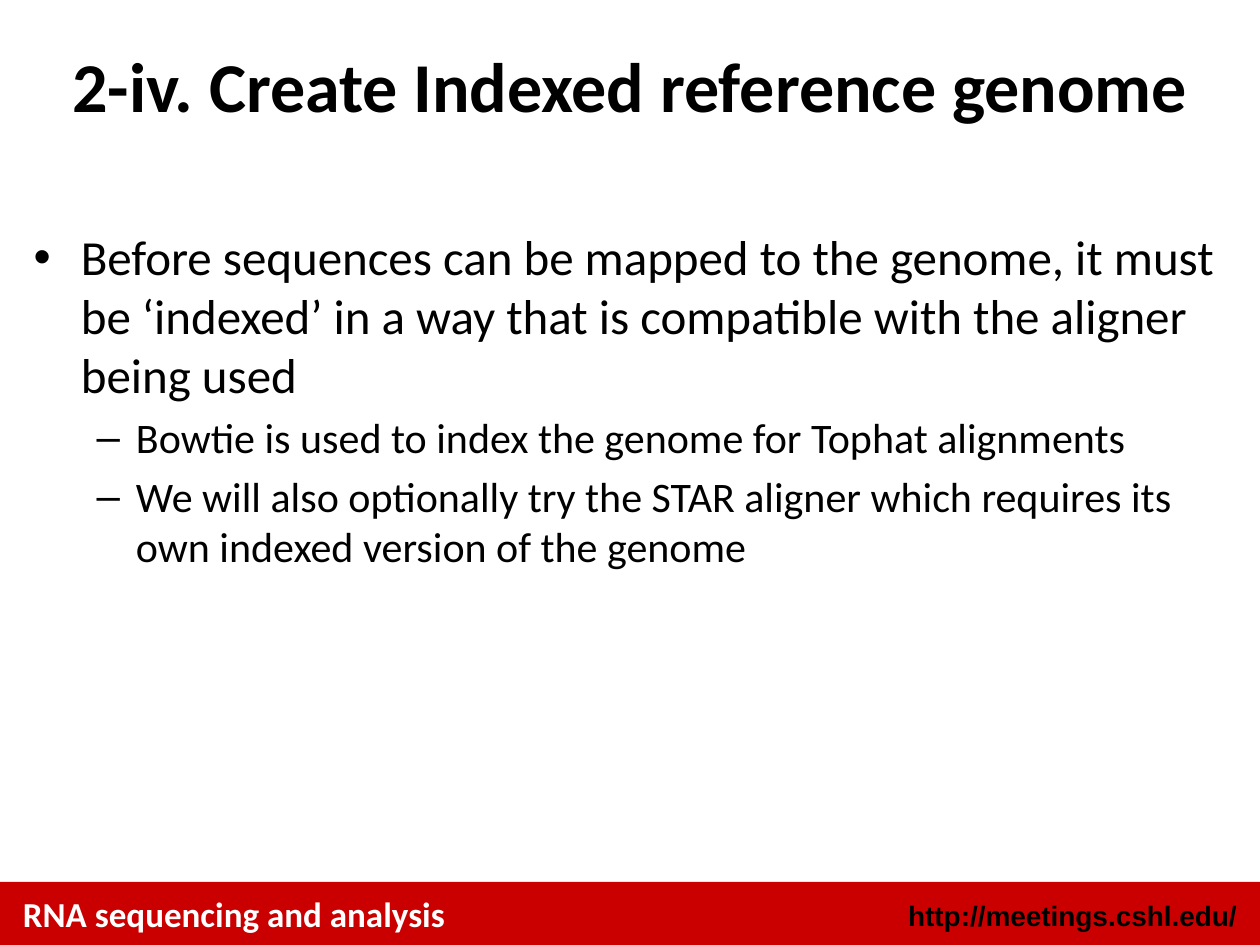
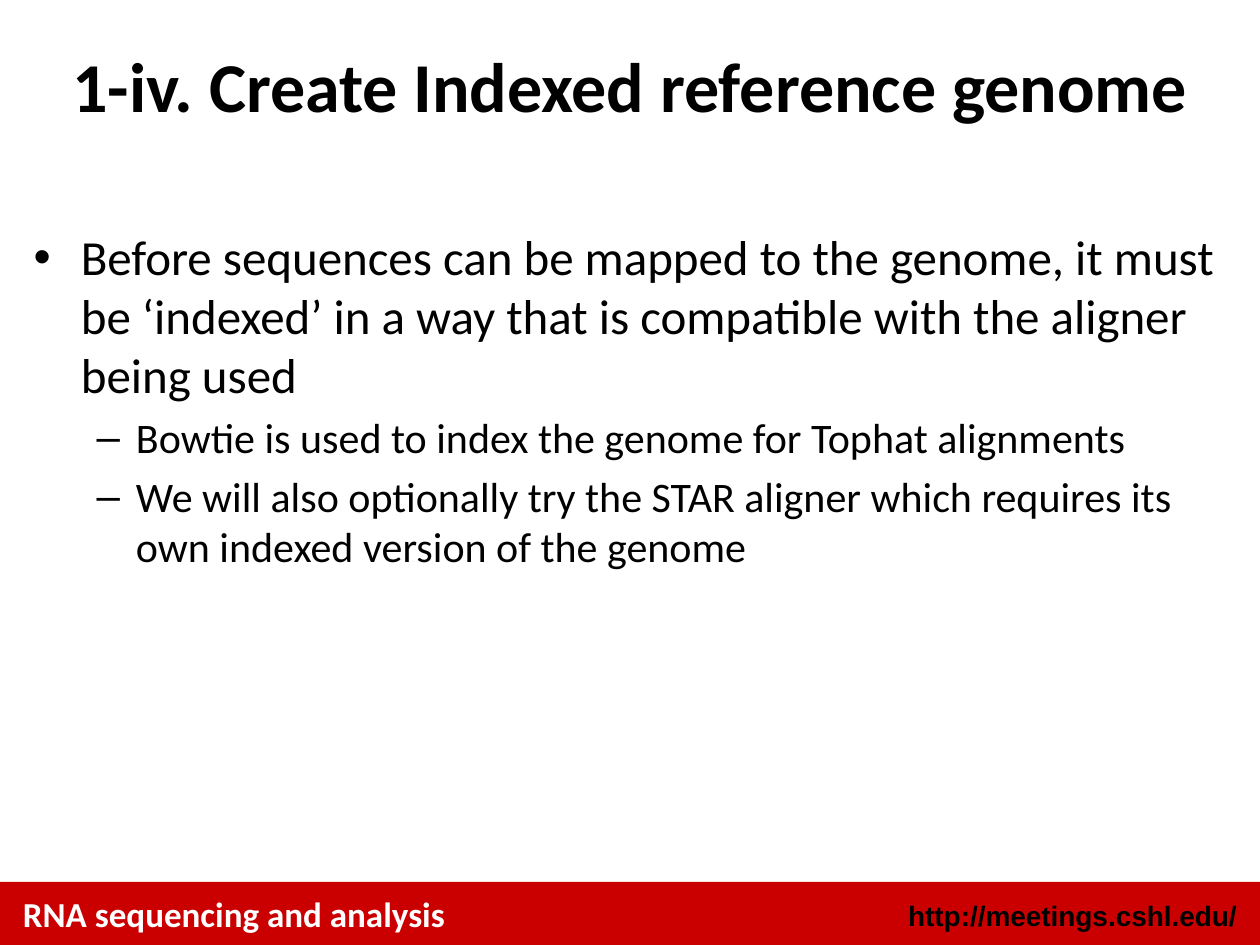
Before and after one commit to griffithlab/rnaseq_tutorial_wiki, a slide deck: slide 9 of LectureFiles/cshl/2015/RNASeq_Module1_Tutorial.pptx. Drawn at 1260x945 pixels with LibreOffice and Linux fonts; fonts in the diff are those of the drawing. Boxes give left, top, right and bottom in pixels: in the first picture for what was removed or moved away, otherwise in the second. Text is boxed around its words. In the diff, an @@ line names an element or a change of style, - is before the commit and + after.

Commit message:
Update title slide, module and section numbers.

```diff
--- a/LectureFiles/cshl/2015/RNASeq_Module1_Tutorial.pptx
+++ b/LectureFiles/cshl/2015/RNASeq_Module1_Tutorial.pptx
@@ title at [73, 63, 1187, 124]: text changed @@
-2-iv. Create Indexed reference genome
+1-iv. Create Indexed reference genome
```
Also in this commit, not shown: 7 other slides changed.
